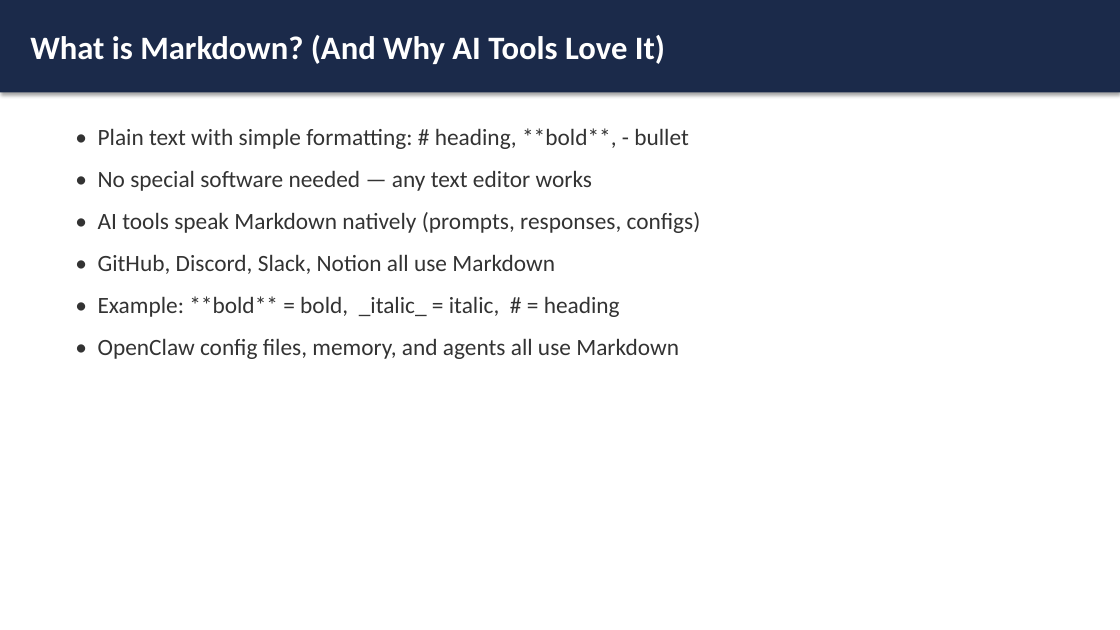
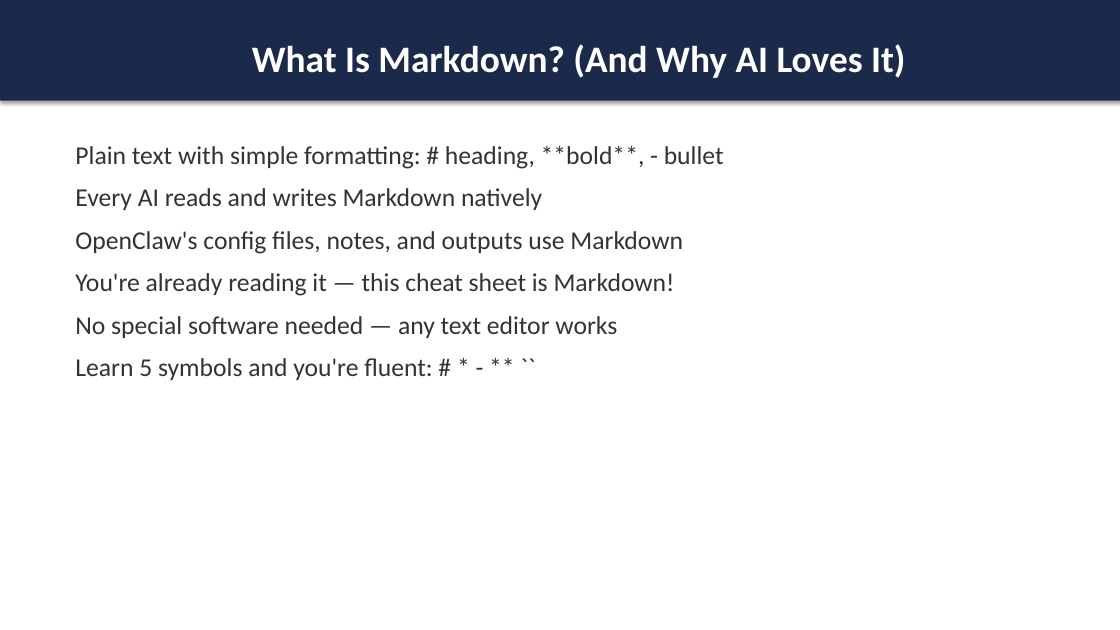
Before and after one commit to toroleapinc/cut-the-crap, a slide deck: slide 23 of general/cut-the-crap-general.pptx (slide 29 before the commit). Drawn at 1120x630 pixels with LibreOffice and Linux fonts; fonts in the diff are those of the drawing. Boxes give left, top, right and bottom in pixels: in the first picture for what was removed or moved away, otherwise in the second. Text is boxed around its words. In the diff, an @@ line names an element or a change of style, - is before the commit and + after.

```diff
--- a/general/cut-the-crap-general.pptx
+++ b/general/cut-the-crap-general.pptx
@@ rectangle "What Is Markdown? (And Why ...": place and size @@
-rectangle "What Is Markdown? (And Why ..." at [0,0,1120,92]
+rectangle "What Is Markdown? (And Why ..." at [0,0,1120,101]
@@ text in rectangle at [252,44,905,78]: text changed; size 28 to 32 pt @@
-What is Markdown? (And Why AI Tools Love It)
+What Is Markdown? (And Why AI Loves It)
@@ text at [75,145,724,380]: text changed; size 20 to 22 pt @@
-• Plain text with simple formatting: # heading, **bold**, - bullet
-• No special software needed — any text editor works
-• AI tools speak Markdown natively (prompts, responses, configs)
-• GitHub, Discord, Slack, Notion all use Markdown
-• Example: **bold** = bold, _italic_ = italic, # = heading
-• OpenClaw config files, memory, and agents all use Markdown
+Plain text with simple formatting: # heading, **bold**, - bullet
+Every AI reads and writes Markdown natively
+OpenClaw's config files, notes, and outputs use Markdown
+You're already reading it — this cheat sheet is Markdown!
+No special software needed — any text editor works
+Learn 5 symbols and you're fluent: # * - ** ``
```
Also in this commit, not shown: 9 other slides changed, 18 slides added, 31 slides removed, 9 other files.
